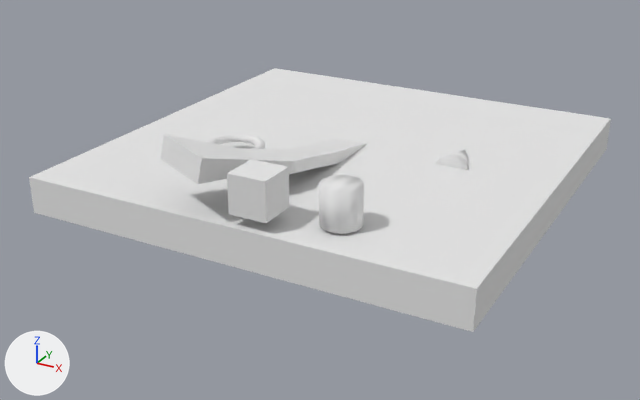
A saved change to the OBJ model gdx/data/scene2.obj.
Both versions are drawn from a 50 mm lens placed at (21.5, -42.0, 16.7), pointed at (-0.4, -2.2, -3.2). Arrows for +X, +Y and +Z are at lower left; the lights stay in place. Where no turn or scale is listed for an object, it has been applied to the vertices.
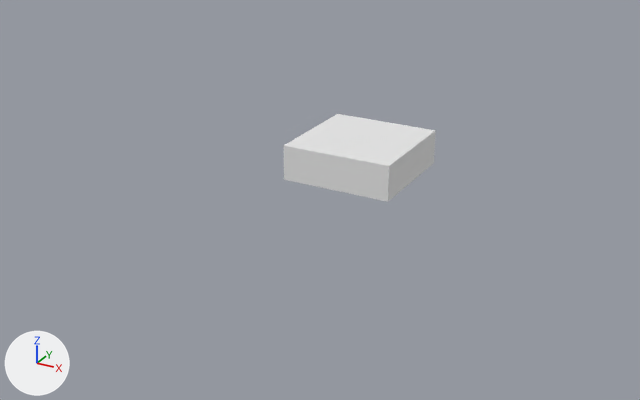
Where the change shows, as pixel boxes (x1, y1, x2, y2) in the pictures (640 x 400 px):
'cube2', deleted
    before: (29, 68, 611, 332)
'cube1', reshaped (26% narrower, 75% taller)
    before: (160, 134, 367, 184)
    after: (283, 114, 436, 202)
'cube5', deleted
    before: (227, 159, 289, 223)
'cylinder6', deleted
    before: (319, 175, 364, 234)
'torus3', deleted
    before: (207, 134, 265, 149)
'cone4', deleted
    before: (436, 150, 469, 170)

The change, as a diff of the scene's bpy script:
```diff
--- a/gdx/data/scene2.obj.py
+++ b/gdx/data/scene2.obj.py
@@ me_cube1 @@
 # used by ob_cube1; location = (0.0, 0.0, 0.0)
-me_cube1.from_pydata(...)  # 28 vertices, 52 faces; spans x -4.25..1.0, y -12.75..1.05, z -1.31..2.68
-me_cube1.materials.append(mat_default3)  # white #e7e7e7
+me_cube1.from_pydata(...)  # 8 vertices, 12 faces; spans x -2.16..4.16, y -3.16..3.16, z -2.0..0.0
+# me_cube1 part 1: the whole mesh is rebuilt
+me_cube1.materials.append(mat_default)  # white #e7e7e7
@@ ob_cone4 @@
-ob_cone4 = bpy.data.objects.new('cone4', me_cone4)
-ob_cone4.location = (0.0, 0.0, 0.0)
@@ ob_cube2 @@
-ob_cube2 = bpy.data.objects.new('cube2', me_cube2)
-ob_cube2.location = (0.0, 0.0, 0.0)
@@ ob_cube5 @@
-ob_cube5 = bpy.data.objects.new('cube5', me_cube5)
-ob_cube5.location = (0.0, 0.0, 0.0)
@@ ob_cylinder6 @@
-ob_cylinder6 = bpy.data.objects.new('cylinder6', me_cylinder6)
-ob_cylinder6.location = (0.0, 0.0, 0.0)
@@ ob_torus3 @@
-ob_torus3 = bpy.data.objects.new('torus3', me_torus3)
-ob_torus3.location = (0.0, 0.0, 0.0)
```
